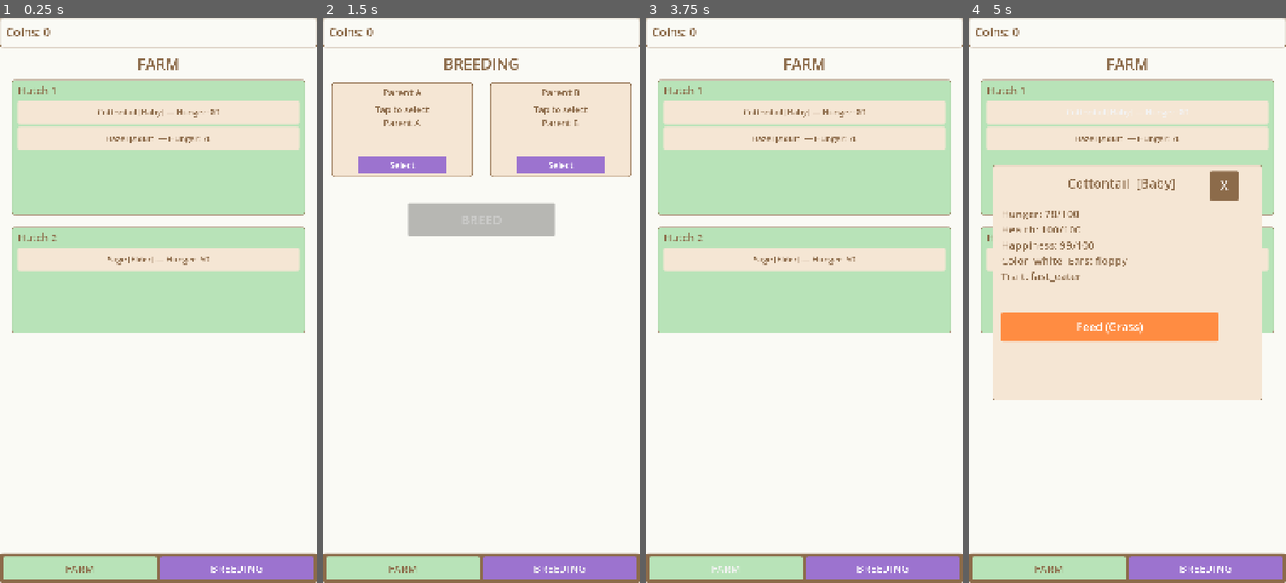
Above: before the commit, frames 1-4 (left to right).
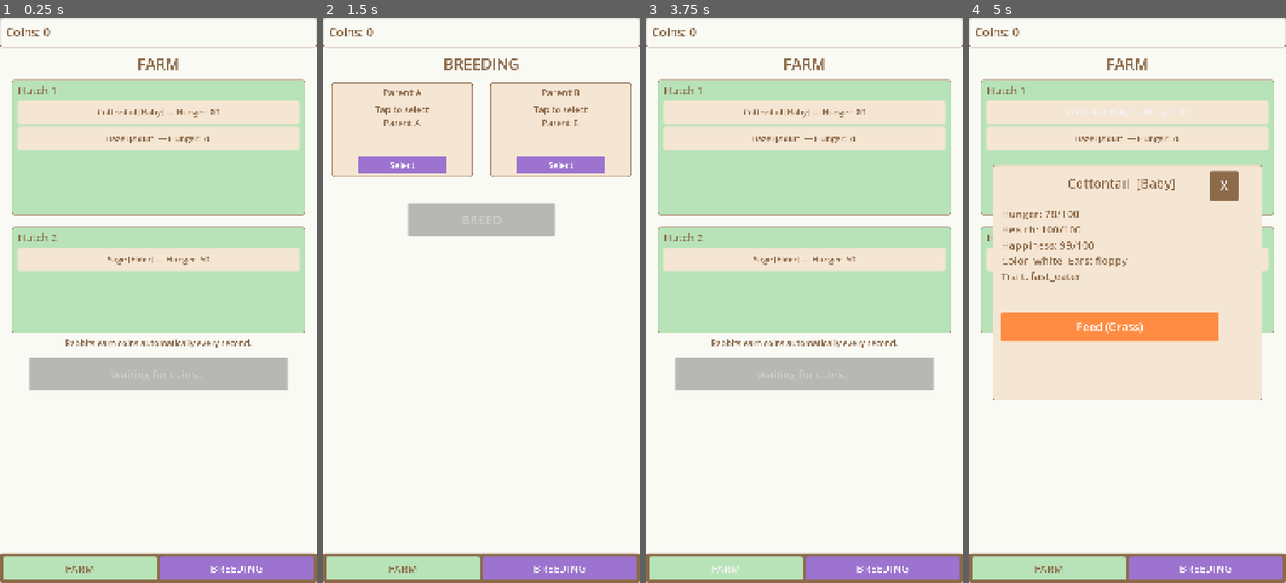
Above: after the commit, the same moments.

Repository: PrincessWell13/bunny-farm-idle
Game: Godot game, scene res://prototypes/core-loop-prototype/main.tscn
The game is run twice, just before and just after one commit, with the same random seed, the same clock (stepped at 60 frames per second) and the same inputs.
Inputs:
- Up to frame 1 (0.25 s): no input
- Up to frame 2 (1.5 s): click "FARM" at 0.5 s; click "BREEDING" at 1.25 s
- Up to frame 3 (3.75 s): click "Select" at 2 s; click "Select" at 2.75 s; click "FARM" at 3.5 s
- Up to frame 4 (5 s): click "Cottontail [Baby] — Hunger: 80" at 4.25 s

The runs differ from the first frame. In frame 1, 5.1% of the frame differs, in the area x 9-91%, y 56-66%; in frame 2, nothing differs; in frame 3, 5.1%; in frame 4, nothing differs.

Commit message:
feat: advance to Production stage + fix coin collection UX clarity
- Add gate-check report (Pre-Production → Production PASS, 13/13 artifacts)
- Add 3 playtest reports — all PASS, Player Fantasy match confirmed
- Add production/stage.txt → "Production"
- Fix COLLECT button: always visible (grey disabled / orange enabled), add
  passive-earnings hint label so the idle → collect loop is self-explanatory
- Add *.uid to .gitignore (Godot 4 UID cache files)

Co-Authored-By: Claude Sonnet 4.6 <noreply@anthropic.com>

Diff:
--- a/prototypes/core-loop-prototype/core_loop_prototype.gd
+++ b/prototypes/core-loop-prototype/core_loop_prototype.gd
@@ -226,11 +226,21 @@
 	_hutch2_container.add_theme_constant_override("separation", 10)
 	hutch2.add_child(_hutch2_container)
 
-	# Collect button
-	_collect_btn = _make_button("COLLECT! +0 coins", COLOR_CARROT)
-	_place(_collect_btn, 200.0, 1010.0, SCREEN_W - 400.0, 100.0)
+	# Idle earnings hint — always visible so players understand the loop
+	var earn_hint := Label.new()
+	earn_hint.text = "Rabbits earn coins automatically every second."
+	earn_hint.add_theme_color_override("font_color", COLOR_WORN_OAK)
+	earn_hint.add_theme_font_size_override("font_size", 28)
+	earn_hint.horizontal_alignment = HORIZONTAL_ALIGNMENT_CENTER
+	earn_hint.autowrap_mode = TextServer.AUTOWRAP_WORD_SMART
+	_place(earn_hint, 40.0, 985.0, SCREEN_W - 80.0, 60.0)
+	parent.add_child(earn_hint)
+
+	# Collect button — always visible; disabled (grey) when no coins are ready
+	_collect_btn = _make_button("Waiting for coins…", COLOR_WORN_OAK)
+	_place(_collect_btn, 100.0, 1055.0, SCREEN_W - 200.0, 110.0)
 	_collect_btn.add_theme_font_size_override("font_size", 36)
-	_collect_btn.visible = false
+	_collect_btn.disabled = true
 	_collect_btn.pressed.connect(_on_collect_pressed)
 	parent.add_child(_collect_btn)
 
@@ -460,14 +470,35 @@
 	var report: EarningsReport = IdleProductionSystem.get_tick_earnings()
 	_pending_coins += report.carrot_coin
 	if _pending_coins > 0:
-		_collect_btn.text = "COLLECT! +%d coins" % _pending_coins
-		_collect_btn.visible = true
+		_collect_btn.text = "TAP TO COLLECT  +%d coins" % _pending_coins
+		_collect_btn.disabled = false
+		# Swap button style to carrot orange so it draws the eye
+		var style := StyleBoxFlat.new()
+		style.bg_color = COLOR_CARROT
+		style.corner_radius_top_left = 8
+		style.corner_radius_top_right = 8
+		style.corner_radius_bottom_left = 8
+		style.corner_radius_bottom_right = 8
+		_collect_btn.add_theme_stylebox_override("normal", style)
+		_collect_btn.add_theme_stylebox_override("hover", style)
+		_collect_btn.add_theme_stylebox_override("pressed", style)
 
 
 func _on_collect_pressed() -> void:
 	EconomyManager.add(EconomyManager.CurrencyType.CARROT_COIN, _pending_coins)
 	_pending_coins = 0
-	_collect_btn.visible = false
+	_collect_btn.text = "Waiting for coins…"
+	_collect_btn.disabled = true
+	# Reset to grey style
+	var style := StyleBoxFlat.new()
+	style.bg_color = COLOR_WORN_OAK
+	style.corner_radius_top_left = 8
+	style.corner_radius_top_right = 8
+	style.corner_radius_bottom_left = 8
+	style.corner_radius_bottom_right = 8
+	_collect_btn.add_theme_stylebox_override("normal", style)
+	_collect_btn.add_theme_stylebox_override("hover", style)
+	_collect_btn.add_theme_stylebox_override("pressed", style)
 
 
 func _on_farm_tab_pressed() -> void:
Not shown, added: icon.svg.import
Not shown, added: production/stage.txt
Not shown, changed: .gitignore
Not shown, added: production/gate-checks/gate-check-preproduction-to-production-2026-05-18.md
Not shown, added: production/playtests/playtest-01.md
Not shown, added: production/playtests/playtest-02.md
Not shown, added: production/playtests/playtest-03.md
